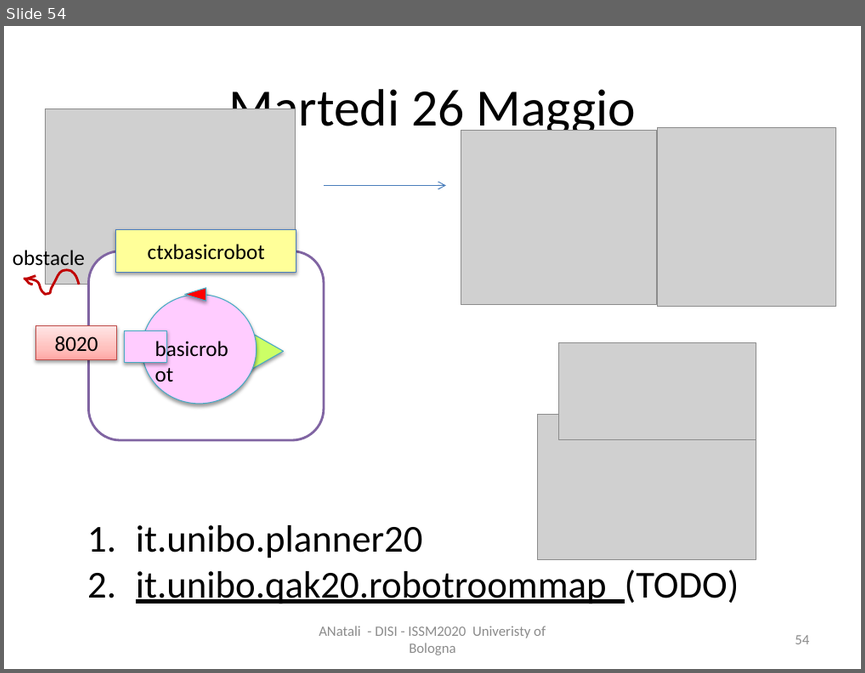
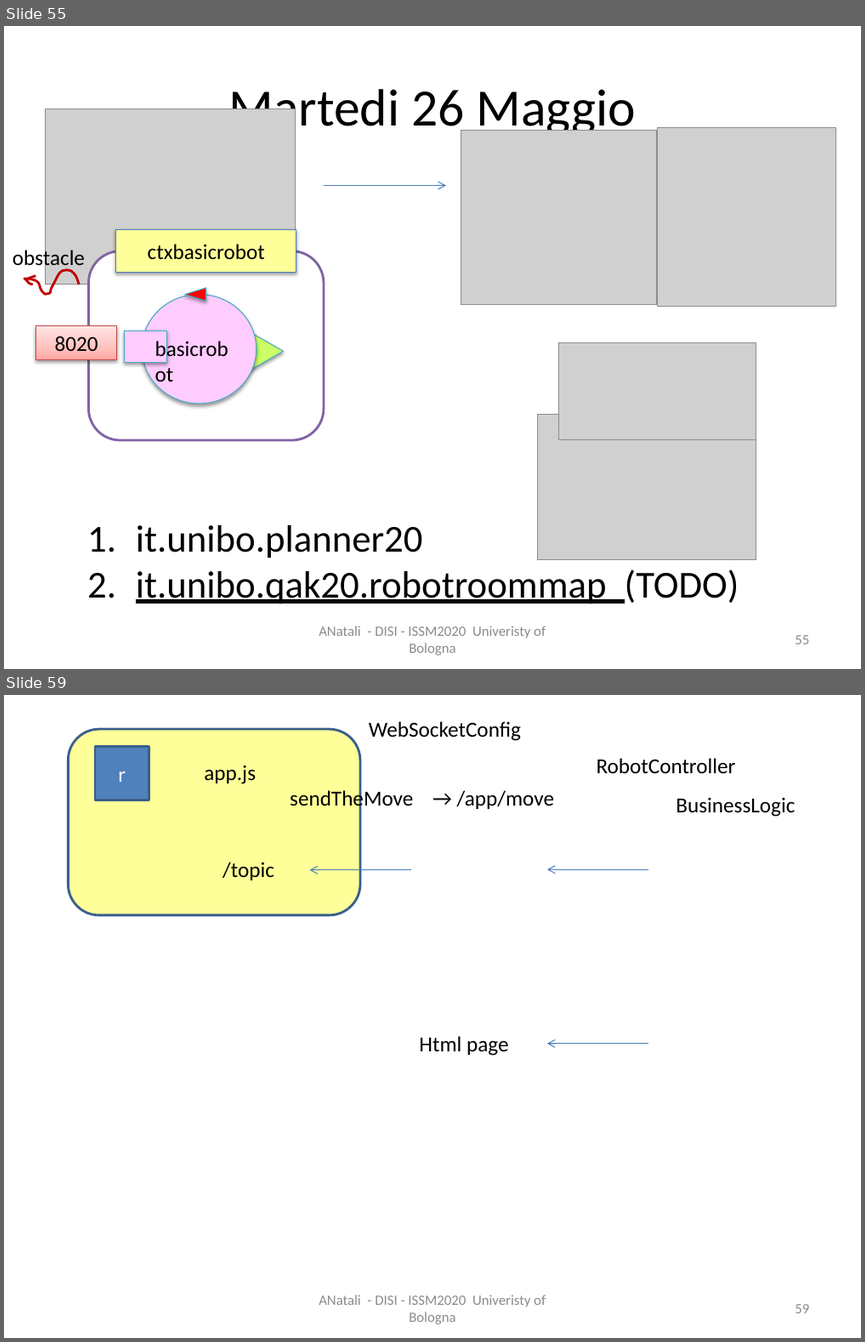
Before and after one commit to anatali/iss2020LabBo, a slide deck: it.unibo.issLabStart/userDocs/ISSM2020Figs.pptx. Shown one above the other, each under a label of ours: slide 54 before the commit, slides 55 and 59 after it; the slides between them are not shown. The pictures are 865x673 and 865x1342 pixels, drawn with LibreOffice and Linux fonts; fonts in the diff are those of the drawing; grey boxes stand for pictures. Boxes give left, top, right and bottom in pixels: in the first picture for what was removed or moved away, otherwise in the second. Text is boxed around its words. In the diff, an @@ line names an element or a change of style, - is before the commit and + after.

Commit message:
robot rasp web

```diff
--- a/it.unibo.issLabStart/userDocs/ISSM2020Figs.pptx
+++ b/it.unibo.issLabStart/userDocs/ISSM2020Figs.pptx
@@ slide 59 added at (4, 695, 861, 1338), background #FFFFFF @@
@@ rounded rectangle added at (69, 729, 360, 915), fill #FFFF99, outline #3A5F8C 2 pt @@
@@ text added at (369, 721, 521, 741), 18 pt, text #000000 @@
+WebSocketConfig
@@ rectangle added at (95, 746, 148, 800), fill #4F81BD, outline #3A5F8C 2 pt, 18 pt, text #FFFFFF @@
+r
@@ text added at (204, 765, 555, 811), 18 pt, text #000000 @@
+app.js
+sendTheMove → /app/move
@@ text added at (596, 758, 736, 773), 18 pt, text #000000 @@
+RobotController
@@ text added at (676, 797, 794, 817), 18 pt, text #000000 @@
+BusinessLogic
@@ text added at (222, 862, 274, 880), 18 pt, text #000000 @@
+/topic
@@ arrow added from (411, 870) to (310, 870), #4B7EBC 0.75 pt @@
@@ arrow added from (648, 870) to (547, 870), #4B7EBC 0.75 pt @@
@@ text added at (419, 1036, 508, 1055), 18 pt, text #000000 @@
+Html page
@@ arrow added from (648, 1043) to (547, 1043), #4B7EBC 0.75 pt @@
@@ text added at (318, 1294, 545, 1324), 12 pt, text #8C8C8C @@
+ANatali - DISI - ISSM2020 Univeristy of Bologna
@@ page number added at (794, 1304, 809, 1313), 12 pt, text #8C8C8C @@
+59
@@ what was slide 54 is now slide 55 @@
@@ page number at (794, 635, 809, 644): text changed @@
-54
+55
```
Also in this commit, not shown: 2 slides changed, 4 other slides added, 29 other files.
